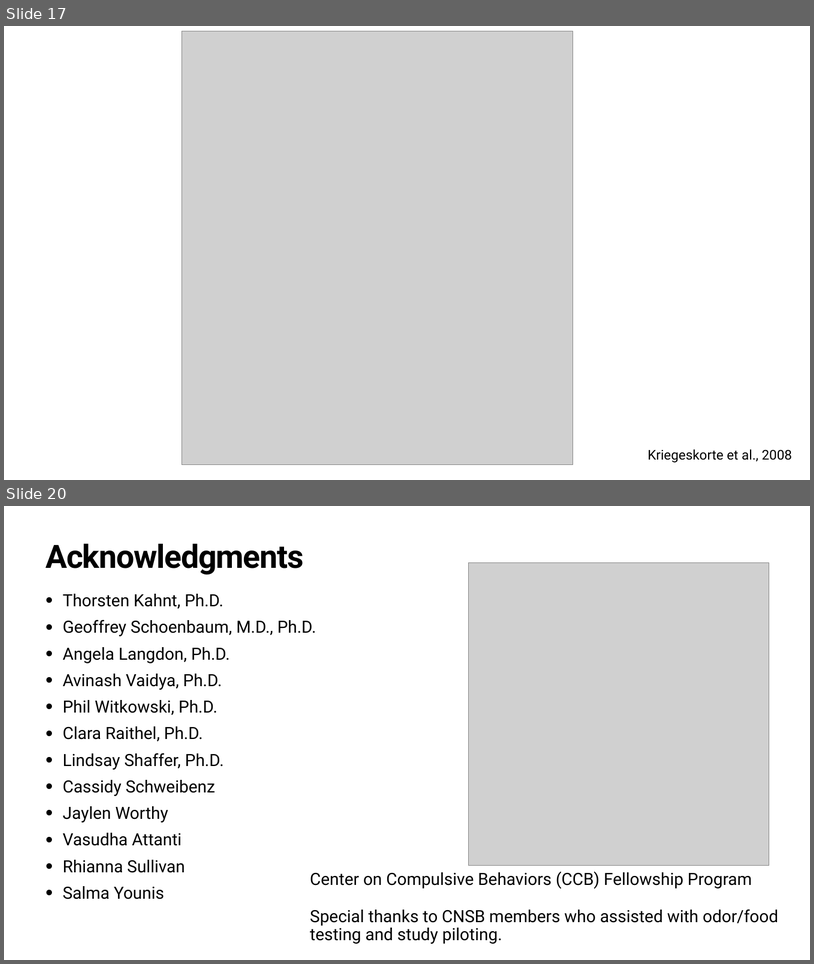
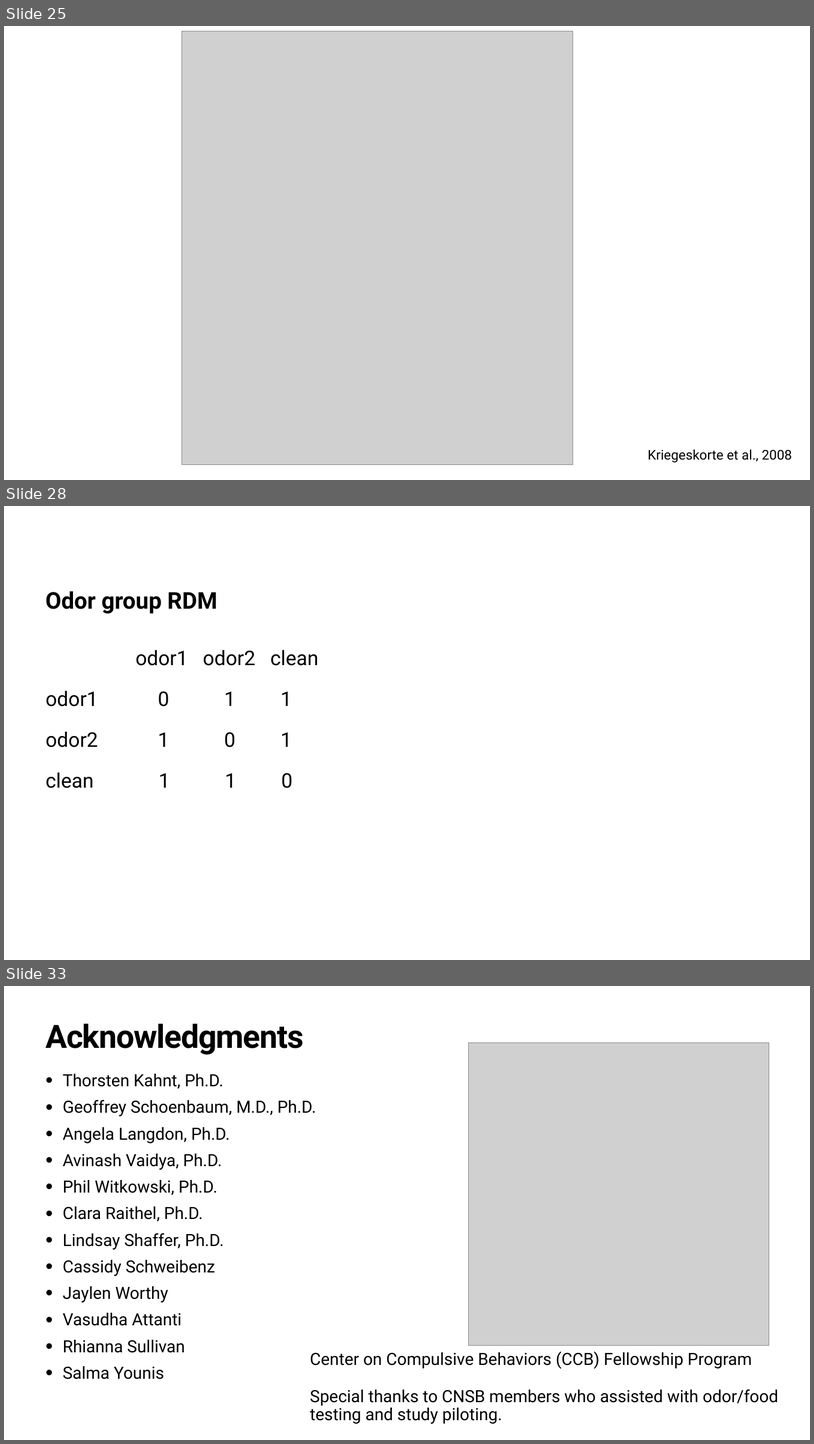
Before and after one commit to QingfangLiu/project-spcd, a slide deck: docs/Joint_lab_meeting.pptx. Shown one above the other, each under a label of ours: slides 17 and 20 before the commit, slides 25, 28 and 33 after it; the slides between them are not shown. The pictures are 814x964 and 814x1444 pixels, drawn with LibreOffice and Linux fonts; fonts in the diff are those of the drawing; grey boxes stand for pictures. Boxes give left, top, right and bottom in pixels: in the first picture for what was removed or moved away, otherwise in the second. Text is boxed around its words. In the diff, an @@ line names an element or a change of style, - is before the commit and + after.

```diff
--- a/docs/Joint_lab_meeting.pptx
+++ b/docs/Joint_lab_meeting.pptx
@@ slide 28 added at (4,506,810,960), background #FFFFFF @@
@@ text added at (45,591,217,613), 55 pt, text #000000, bold @@
+Odor group RDM
@@ text added at (45,649,318,788), 48 pt, text #000000 @@
+odor1 odor2 clean
+odor1 0 1 1
+odor2 1 0 1
+clean 1 1 0
@@ what was slide 17 is now slide 25 @@
@@ what was slide 20 is now slide 33 @@
```
Also in this commit, not shown: 1 slide changed, 13 other slides added, 1 slide removed.
